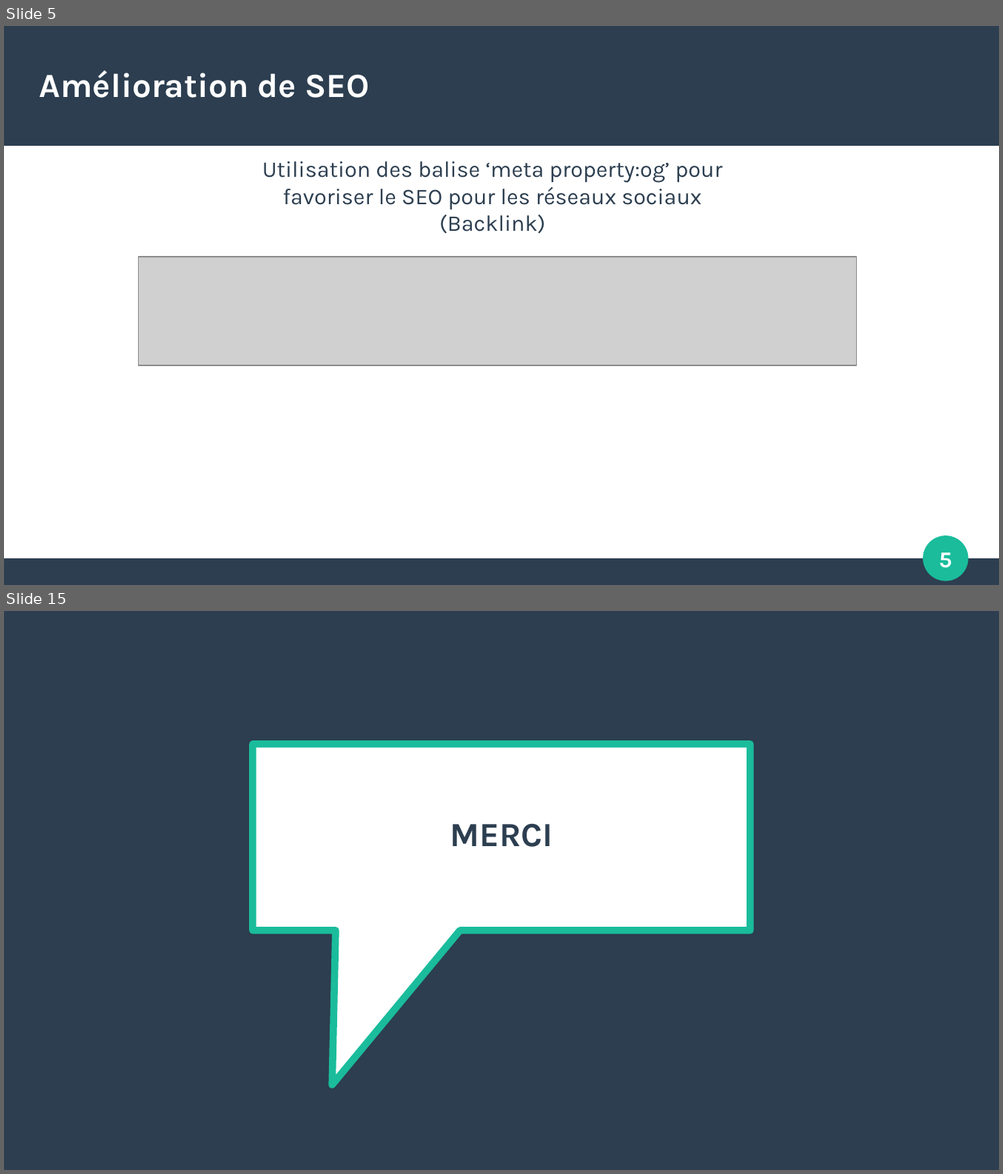
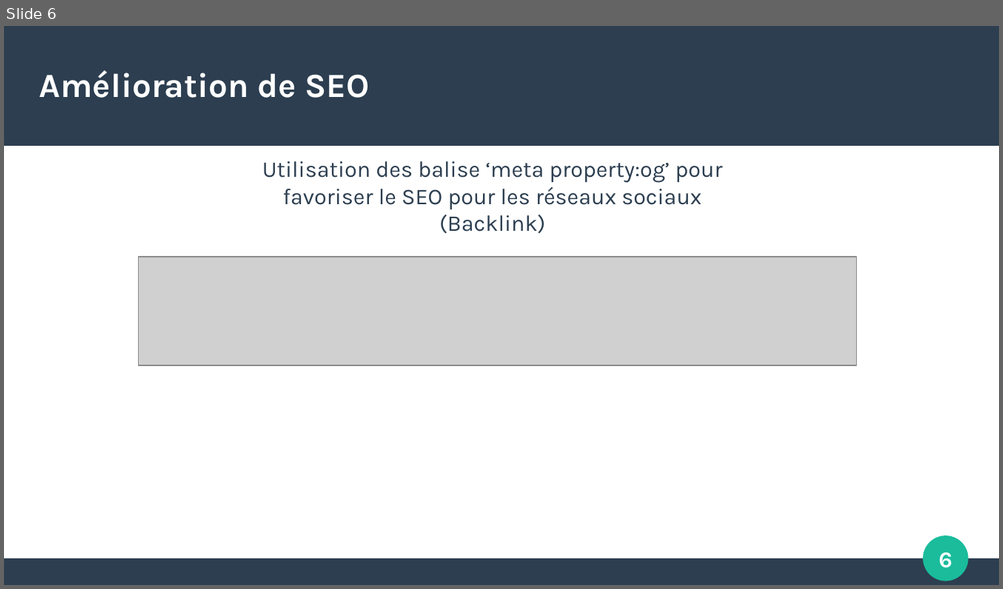
Before and after one commit to pigloo63/Projet4OPC, a slide deck: Docs/Rapport d'optimisation.odp. Shown one above the other, each under a label of ours: slides 5 and 15 before the commit, slide 6 after it; the slides between them are not shown. The pictures are 1003x1174 and 1003x589 pixels, drawn with LibreOffice and Linux fonts; fonts in the diff are those of the drawing; grey boxes stand for pictures. Boxes give left, top, right and bottom in pixels: in the first picture for what was removed or moved away, otherwise in the second. Text is boxed around its words. In the diff, an @@ line names an element or a change of style, - is before the commit and + after.

```diff
--- a/Docs/Rapport d'optimisation.odp
+++ b/Docs/Rapport d'optimisation.odp
@@ slide 15 removed at bbox=[4, 611, 999, 1170], background #FFFFFF @@
@@ rectangle removed at bbox=[4, 611, 999, 1170] @@
@@ speech box removed at bbox=[253, 745, 751, 931] @@
@@ title removed at bbox=[449, 823, 552, 847] @@
-MERCI
@@ what was slide 5 is now slide 6 @@
@@ page number at bbox=[939, 553, 953, 568]: text changed @@
-5
+6
```
Also in this commit, not shown: 6 slides changed, 9 slides added, 7 other slides removed, 5 other files.
